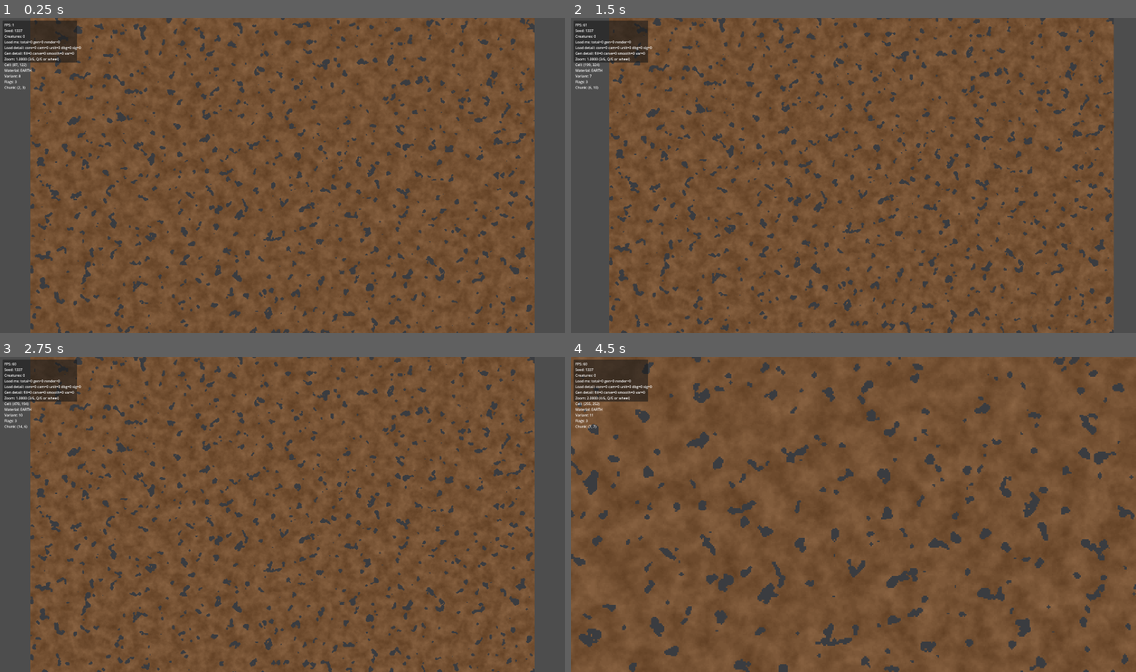
Above: before the commit, frames 1-4 (two rows, left to right).
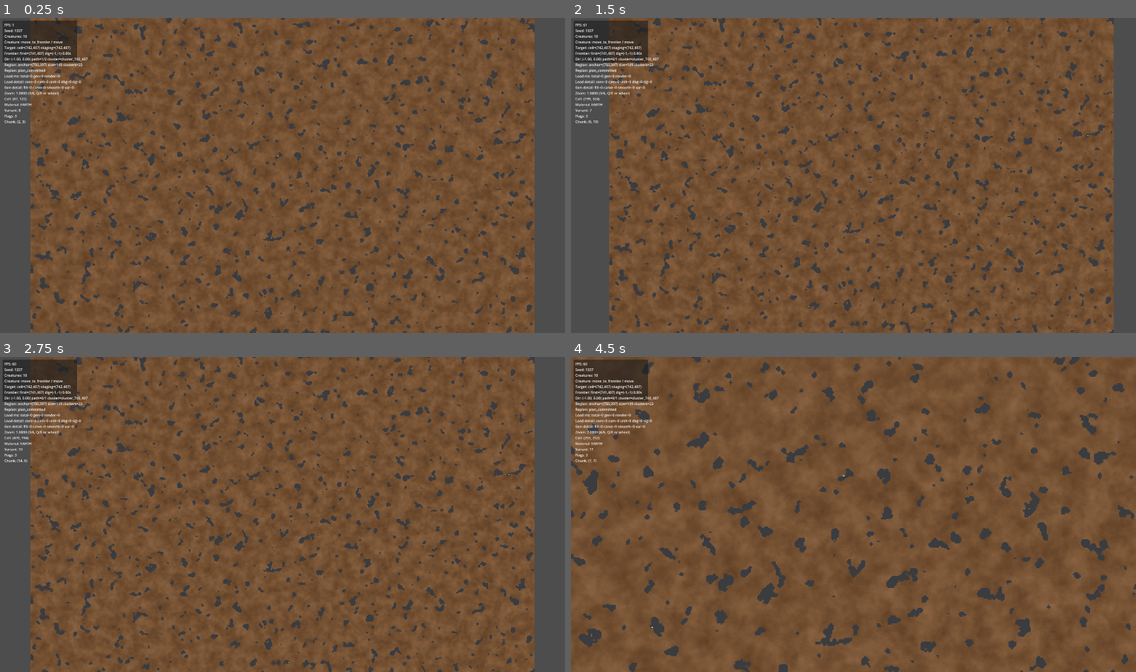
Above: after the commit, the same moments.

Repository: Kanturna/Diggy
Game: Godot game, scene res://main/Main.tscn
Same seed, same stepped clock (60 frames per second), same inputs: the game is played once before the commit and once after it.
Inputs (mouse positions are in pixels of both pictures, inside the frame that each line leads up to):
- Up to frame 1 (0.25 s): no input
- Up to frame 2 (1.5 s): tap Enter at 0.5 s; move the mouse to (977, 159) at 0.52 s; tap S (camera_down) at 0.6 s; click (977, 159) at 0.67 s; tap Space at 1.25 s; move the mouse to (740, 191) at 1.27 s; tap A (camera_left) at 1.35 s; click (740, 191) at 1.42 s
- Up to frame 3 (2.75 s): tap Enter at 2 s; move the mouse to (339, 445) at 2.02 s; tap D (camera_right) at 2.1 s; click (339, 445) at 2.17 s
- Up to frame 4 (4.5 s): tap Space at 2.75, 4.25 s; move the mouse to (825, 577) at 2.77 s; tap Shift (camera_speed) at 2.85 s; click (825, 577) at 2.92 s; tap Enter at 3.5 s; move the mouse to (1023, 561) at 3.52 s; tap W (camera_up) at 3.6 s; click (1023, 561) at 3.67 s; move the mouse to (684, 467) at 4.27 s; tap Q (camera_zoom_in) at 4.35 s; click (684, 467) at 4.42 s

The runs differ from the first frame. In frame 1, 0.8% of the frame differs, in the area x 0-92%, y 5-100%; in frame 2, 0.8%; in frame 3, 0.8%; in frame 4, 0.9%, in the area x 0-49%, y 5-87%.
Error before the commit: Parse Error: Cannot infer the type of "cluster_anchor" variable because the value doesn't have a set type. (res://core/world/CaveRegionAnalysis.gd:177)

Commit message:
parse error fix 2von Grundalgenumbau 1

Diff:
--- a/core/world/CaveRegionAnalysis.gd
+++ b/core/world/CaveRegionAnalysis.gd
@@ -32,19 +32,20 @@
 		var region_anchor: Vector2i = _region_anchor_by_cell[origin_cell]
 		return _snapshot_by_anchor.get(region_anchor, {})
 
-	var snapshot := _build_snapshot(origin_cell)
+	var snapshot: Dictionary = _build_snapshot(origin_cell)
 	if snapshot.is_empty():
 		return {}
 
 	var snapshot_anchor: Vector2i = snapshot.get("region_id_anchor", Vector2i(-1, -1))
 	_snapshot_by_anchor[snapshot_anchor] = snapshot
 	var region_lookup: Dictionary = snapshot.get("region_lookup", {})
-	for cell in region_lookup.keys():
+	for cell_variant in region_lookup.keys():
+		var cell: Vector2i = cell_variant
 		_region_anchor_by_cell[cell] = snapshot_anchor
 	return snapshot
 
 func build_reachability(snapshot: Dictionary, start_cell: Vector2i) -> Dictionary:
-	var reachability := {
+	var reachability: Dictionary = {
 		"distance": {},
 		"came_from": {},
 	}
@@ -110,7 +111,7 @@
 	var queue_index := 0
 	var region_lookup: Dictionary = {}
 	var region_cells: Array[Vector2i] = []
-	var region_anchor := origin_cell
+	var region_anchor: Vector2i = origin_cell
 	region_lookup[origin_cell] = true
 	region_cells.append(origin_cell)
 
@@ -146,7 +147,7 @@
 			var staging_lookup: Dictionary = frontier_staging_by_cell[neighbor]
 			staging_lookup[cell] = true
 
-	var frontier_clusters := _build_frontier_clusters(frontier_staging_by_cell)
+	var frontier_clusters: Array[Dictionary] = _build_frontier_clusters(frontier_staging_by_cell)
 	var boundary_cells: Array[Vector2i] = _sorted_cells_from_lookup(boundary_lookup)
 
 	return {
@@ -161,12 +162,14 @@
 
 func _build_frontier_clusters(frontier_staging_by_cell: Dictionary) -> Array[Dictionary]:
 	var frontier_lookup: Dictionary = {}
-	for frontier_cell in frontier_staging_by_cell.keys():
+	for frontier_cell_variant in frontier_staging_by_cell.keys():
+		var frontier_cell: Vector2i = frontier_cell_variant
 		frontier_lookup[frontier_cell] = true
 
 	var visited: Dictionary = {}
 	var clusters: Array[Dictionary] = []
-	for frontier_cell in frontier_lookup.keys():
+	for frontier_cell_variant in frontier_lookup.keys():
+		var frontier_cell: Vector2i = frontier_cell_variant
 		if visited.has(frontier_cell):
 			continue
 
@@ -174,8 +177,8 @@
 		var queue_index := 0
 		var cluster_lookup: Dictionary = {}
 		var staging_lookup: Dictionary = {}
-		var cluster_anchor := frontier_cell
-		var centroid_acc := Vector2.ZERO
+		var cluster_anchor: Vector2i = frontier_cell
+		var centroid_acc: Vector2 = Vector2.ZERO
 
 		visited[frontier_cell] = true
 		cluster_lookup[frontier_cell] = true
@@ -188,7 +191,8 @@
 				cluster_anchor = current
 
 			var local_staging_lookup: Dictionary = frontier_staging_by_cell.get(current, {})
-			for staging_cell in local_staging_lookup.keys():
+			for staging_cell_variant in local_staging_lookup.keys():
+				var staging_cell: Vector2i = staging_cell_variant
 				staging_lookup[staging_cell] = true
 
 			for direction in CARDINAL_DIRS:
@@ -203,7 +207,7 @@
 
 		var frontier_cells: Array[Vector2i] = _sorted_cells_from_lookup(cluster_lookup)
 		var staging_cells: Array[Vector2i] = _sorted_cells_from_lookup(staging_lookup)
-		var centroid := centroid_acc / maxf(float(frontier_cells.size()), 1.0)
+		var centroid: Vector2 = centroid_acc / maxf(float(frontier_cells.size()), 1.0)
 		clusters.append({
 			"cluster_id": "cluster_%d_%d" % [cluster_anchor.x, cluster_anchor.y],
 			"cluster_anchor": cluster_anchor,
@@ -225,7 +229,8 @@
 
 func _sorted_cells_from_lookup(lookup: Dictionary) -> Array[Vector2i]:
 	var cells: Array[Vector2i] = []
-	for cell in lookup.keys():
+	for cell_variant in lookup.keys():
+		var cell: Vector2i = cell_variant
 		cells.append(cell)
 	cells.sort_custom(func(a: Vector2i, b: Vector2i) -> bool:
 		return _is_cell_before(a, b)
